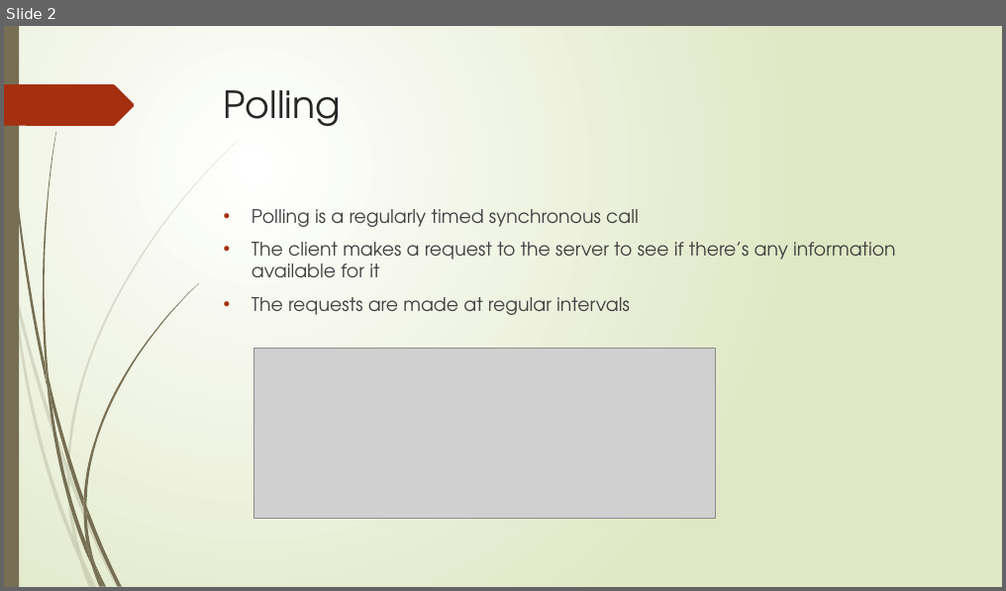
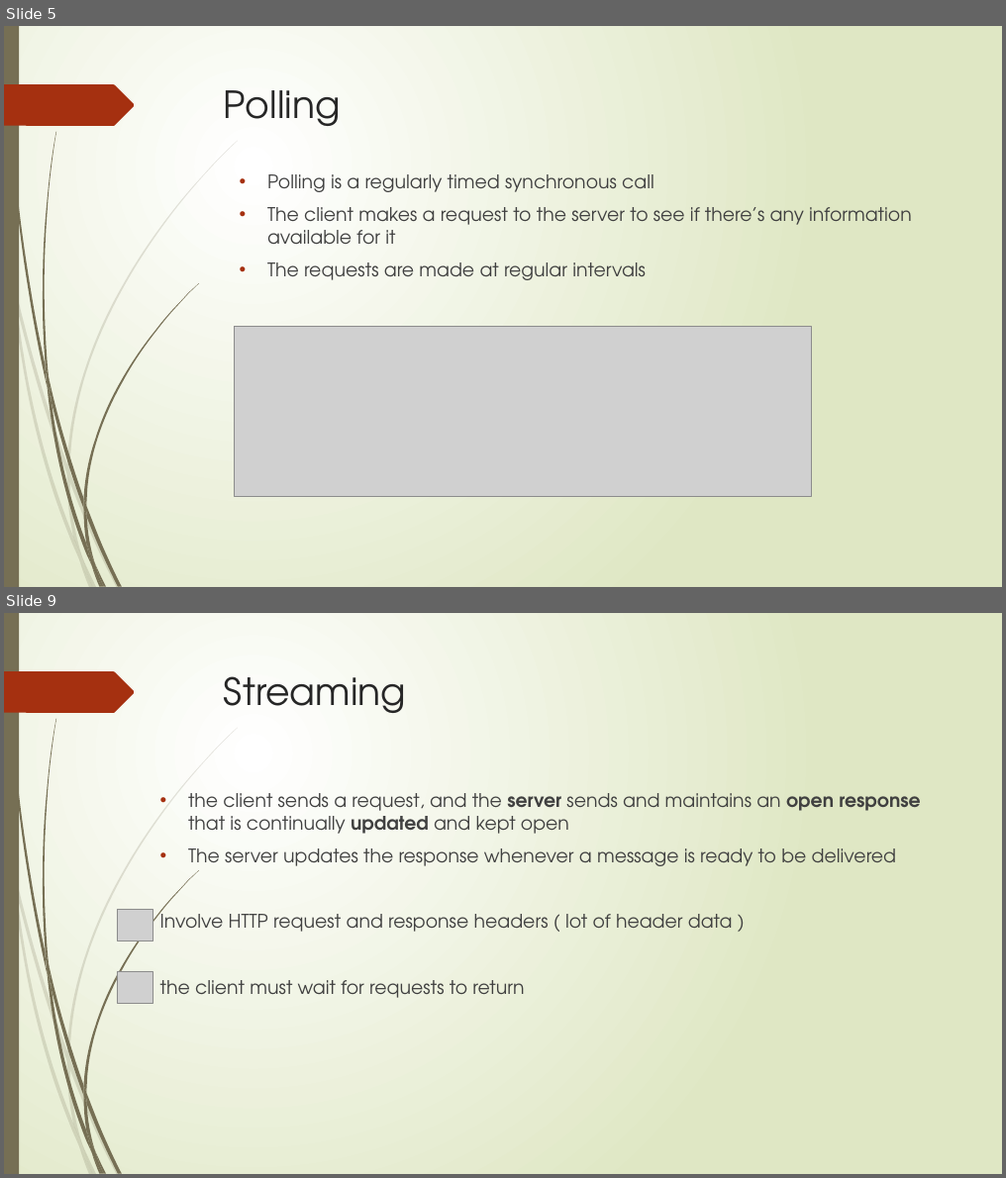
Before and after one commit to aliammar7/WebSocket, a slide deck: Websocket.pptx. Shown one above the other, each under a label of ours: slide 2 before the commit, slides 5 and 9 after it; the slides between them are not shown. The pictures are 1006x591 and 1006x1178 pixels, drawn with LibreOffice and Linux fonts; fonts in the diff are those of the drawing; grey boxes stand for pictures. Boxes give left, top, right and bottom in pixels: in the first picture for what was removed or moved away, otherwise in the second. Text is boxed around its words. In the diff, an @@ line names an element or a change of style, - is before the commit and + after.

```diff
--- a/Websocket.pptx
+++ b/Websocket.pptx
@@ slide 9 added at [4, 613, 1002, 1174], background gradient #FFFFFF to #DFE8C4; not listed: 24 template elements that a slide beside it also shows @@
@@ title added at [224, 676, 406, 713], 36 pt, text #262626 @@
+Streaming
@@ text added at [160, 793, 920, 998], 18 pt, text #404040 @@
+• the client sends a request, and the server sends and maintains an open response that is continually updated and kept open
+• The server updates the response whenever a message is ready to be delivered
+Involve HTTP request and response headers ( lot of header data )
+the client must wait for requests to return
@@ picture added at [117, 909, 152, 941] @@
@@ picture added at [117, 971, 152, 1004] @@
@@ what was slide 2 is now slide 5 @@
@@ slide 5 changed as well @@
@@ text "Polling is a regularly timed ...": place and size @@
-text "Polling is a regularly timed ..." at [252, 209, 896, 315]
+text "Polling is a regularly timed ..." at [267, 174, 912, 280]
@@ picture: place and size @@
-picture at [254, 348, 715, 519]
+picture at [235, 326, 812, 497]
```
Also in this commit, not shown: 1 other slide changed, 19 other slides added, 1 slide removed.
